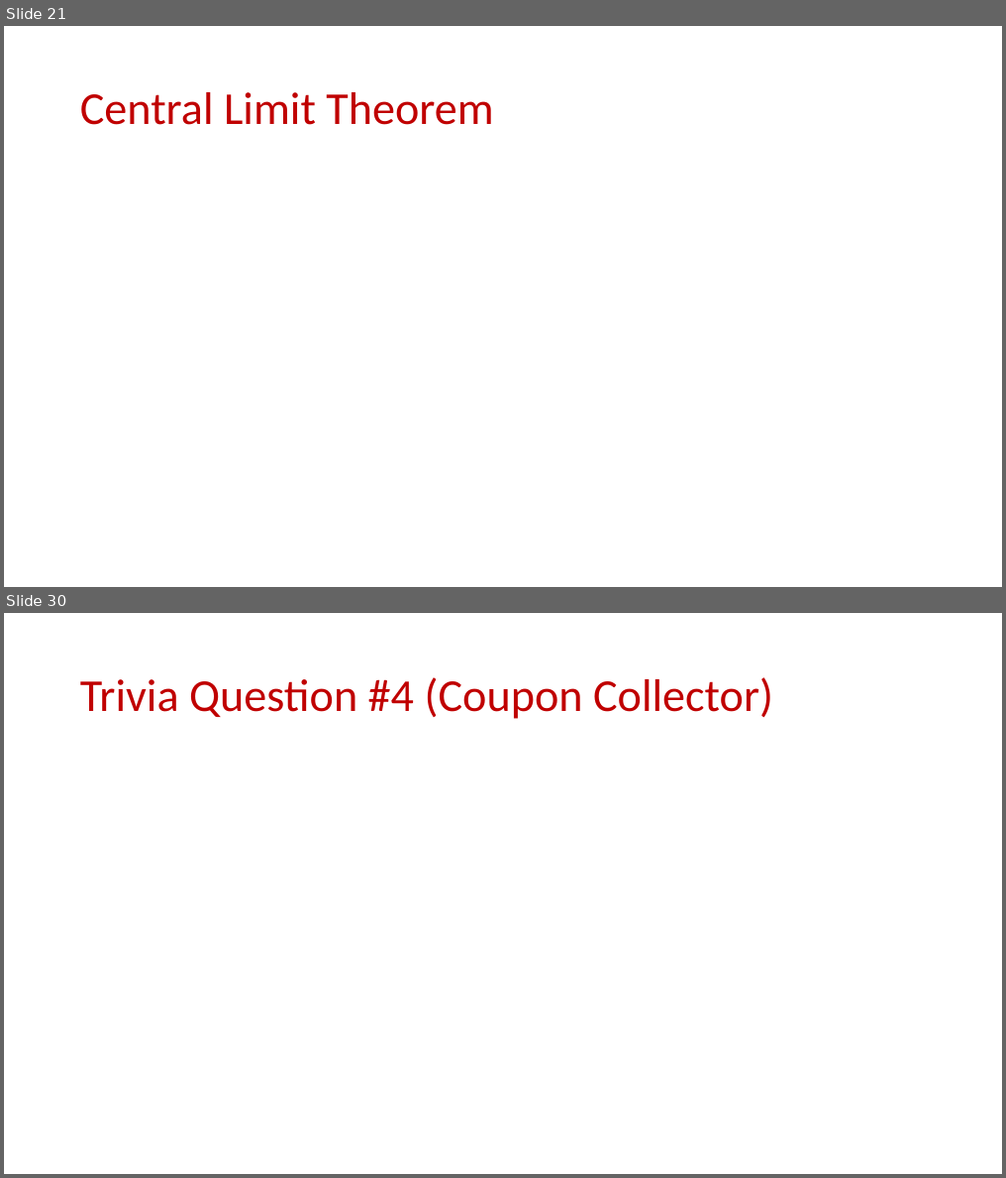
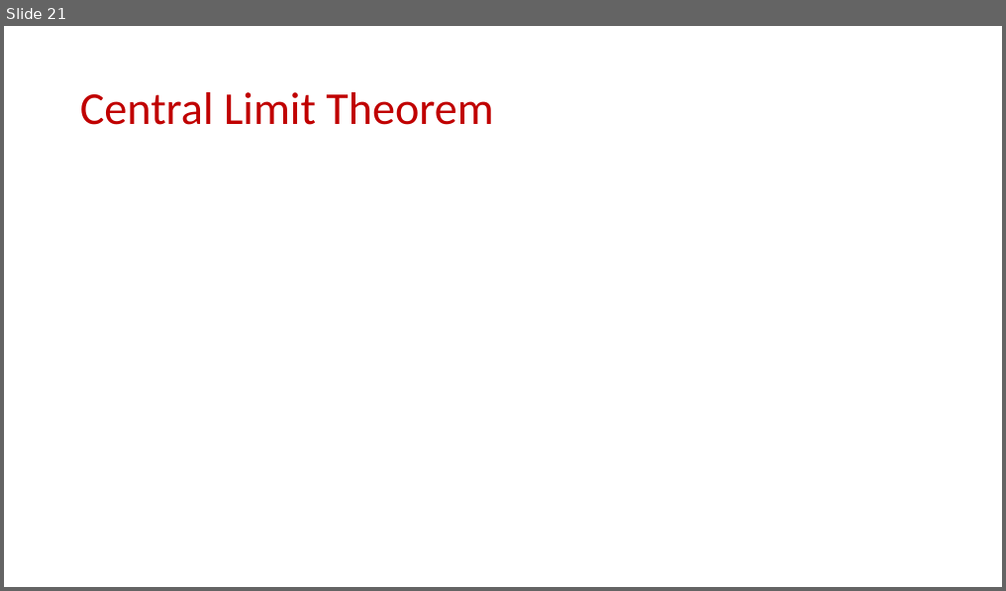
Before and after one commit to samsonzhou/samsonzhou.github.io, a slide deck: CSCE689-23/L5.pptx. Shown one above the other, each under a label of ours: slides 21 and 30 before the commit, slide 21 after it; the slides between them are not shown. The pictures are 1006x1178 and 1006x591 pixels, drawn with LibreOffice and Linux fonts; fonts in the diff are those of the drawing; grey boxes stand for pictures. Boxes give left, top, right and bottom in pixels: in the first picture for what was removed or moved away, otherwise in the second. Text is boxed around its words. In the diff, an @@ line names an element or a change of style, - is before the commit and + after.

```diff
--- a/CSCE689-23/L5.pptx
+++ b/CSCE689-23/L5.pptx
@@ slide 30 removed at [4,613,1002,1174], background #FFFFFF @@
@@ title removed at [80,677,773,719] @@
-Trivia Question #4 (Coupon Collector)
```
Also in this commit, not shown: 19 other slides removed, 4 other files.
